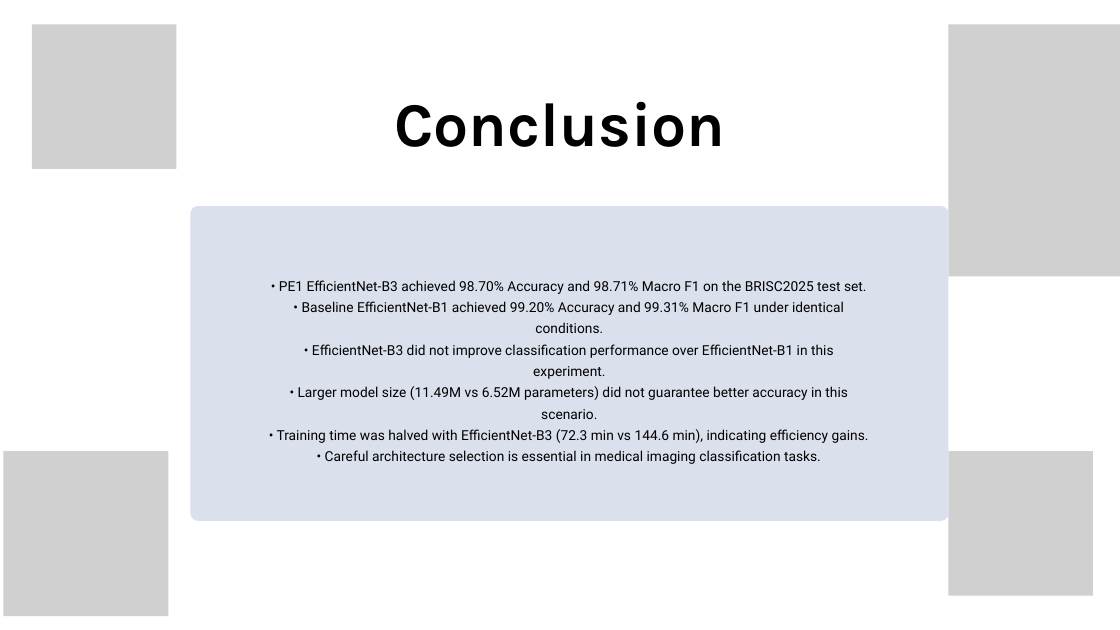
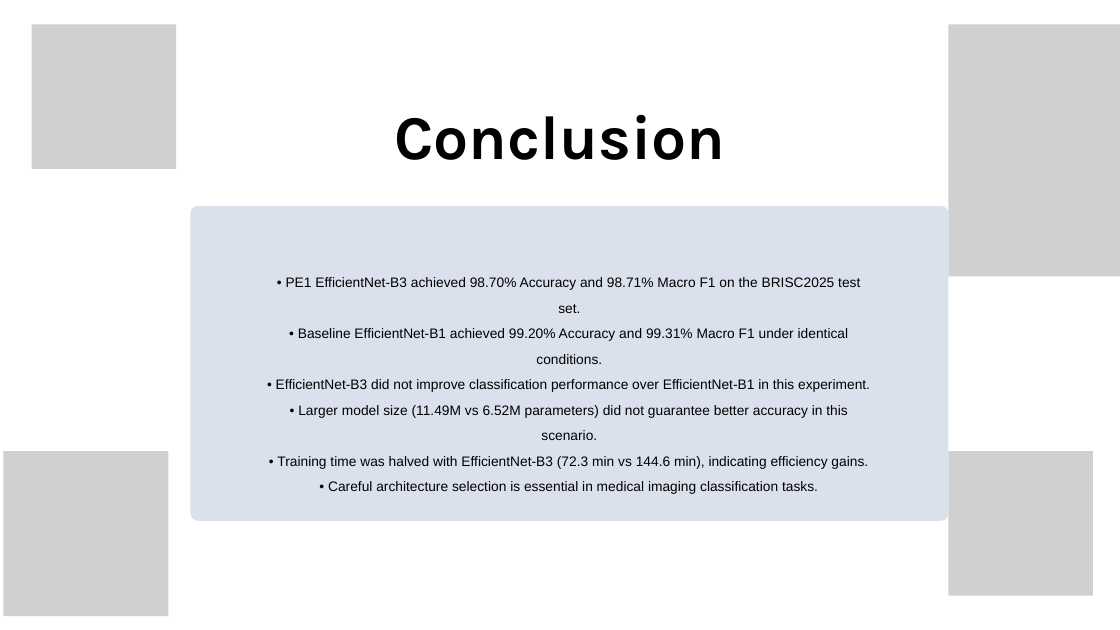
Before and after one commit to Belugabilli/BrainTumor-PE-1, a slide deck: slide 28 of Report/EfficientNet-B3 Project.pptx (slide 29 before the commit). Drawn at 1120x630 pixels with LibreOffice and Linux fonts; fonts in the diff are those of the drawing; grey boxes stand for pictures; background and template pictures are left out. Boxes give left, top, right and bottom in pixels: in the first picture for what was removed or moved away, otherwise in the second. Text is boxed around its words. In the diff, an @@ line names an element or a change of style, - is before the commit and + after.

```diff
--- a/Report/EfficientNet-B3 Project.pptx
+++ b/Report/EfficientNet-B3 Project.pptx
@@ text "Conclusion" at (394, 114, 725, 160): line spacing 85.5pt to 1.07 @@
@@ text "• PE1 EfficientNet-B3 achieved 98.70% ..." at (276, 277, 870, 494): font Roboto to Arial; line spacing 27.4pt to 1.54 @@
```
Also in this commit, not shown: 26 other slides changed, 2 slides added, 3 slides removed.
